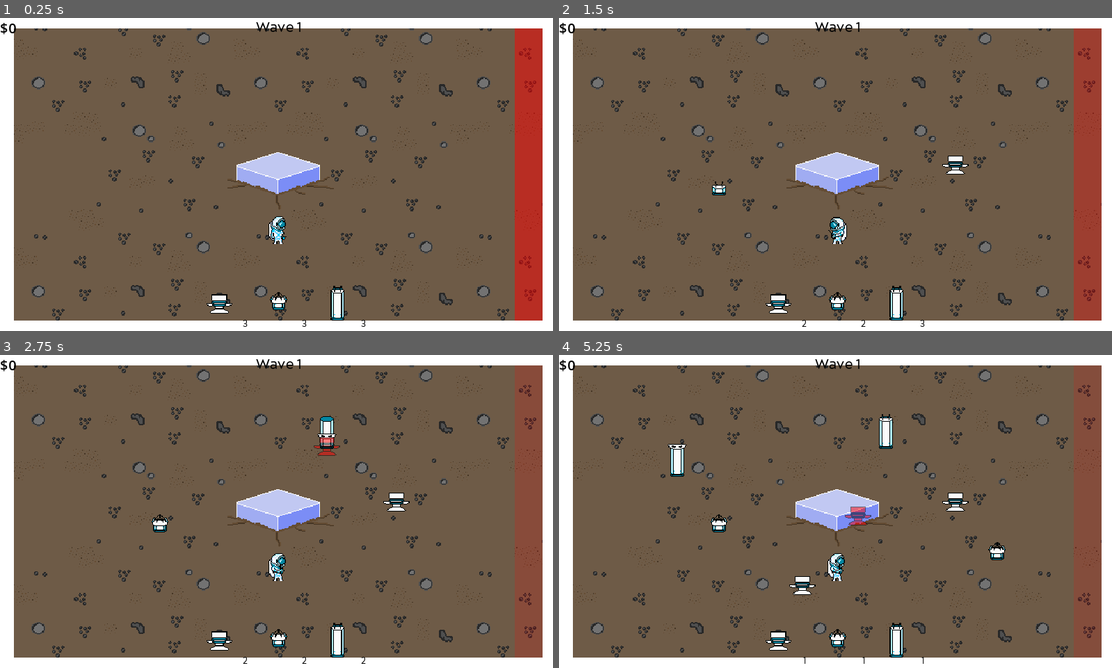
Above: before the commit, frames 1-4 (two rows, left to right).
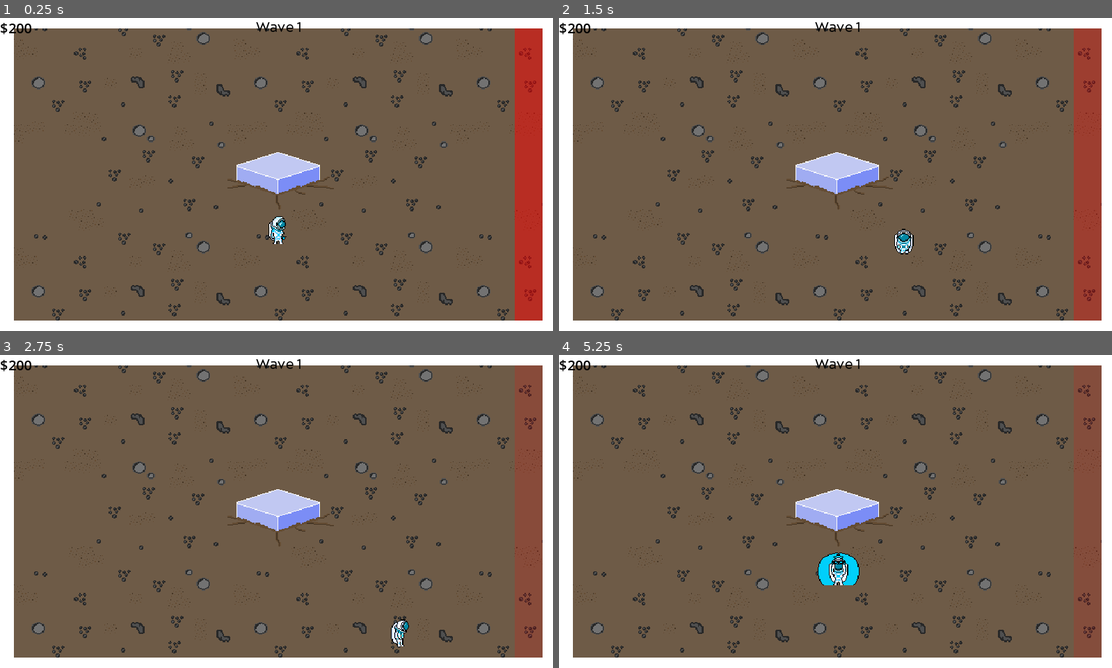
Above: after the commit, the same moments.

Repository: TylerPelaez/pixel-game-jam
Game: Godot game, scene res://Scenes/TestScene.tscn
Same seed, same stepped clock (60 frames per second), same inputs: the game is played once before the commit and once after it.
Inputs (mouse positions are in pixels of both pictures, inside the frame that each line leads up to):
- Up to frame 1 (0.25 s): no input
- Up to frame 2 (1.5 s): move the mouse to (957, 158) at 0.52 s; hold Right (ui_right) 0.53-1.28 s; hold 1 (Place Trap 1) 0.53-1.28 s; click (957, 158) at 0.67 s; tap 2 (Place Trap 2) at 0.8, 1.35 s; move the mouse to (724, 190) at 1.27 s; hold Down (ui_down) from 1.28 s (still down); click (724, 190) at 1.42 s
- Up to frame 3 (2.75 s): tap 3 (Place Trap 3) at 1.55 s; move the mouse to (331, 442) at 2.02 s; release Down (ui_down) at 2.03 s; hold Right (ui_right) from 2.03 s (still down); hold 3 (Place Trap 3) from 2.03 s (still down); click (331, 442) at 2.17 s; tap 1 (Place Trap 1) at 2.3 s
- Up to frame 4 (5.25 s): move the mouse to (807, 574) at 2.77 s; release Right (ui_right) at 2.78 s; release 3 (Place Trap 3) at 2.78 s; hold Up (ui_up) 2.78-3.53 s; tap 1 (Place Trap 1) at 2.85, 4.55 s; click (807, 574) at 2.92 s; tap 2 (Place Trap 2) at 3.05 s; move the mouse to (1006, 558) at 3.52 s; hold 2 (Place Trap 2) 3.53-4.28 s; hold Left (ui_left) 3.53-5.03 s; click (1006, 558) at 3.67 s; tap 3 (Place Trap 3) at 3.8, 4.35 s; move the mouse to (669, 464) at 4.27 s; click (669, 464) at 4.42 s; move the mouse to (863, 511) at 5.02 s; hold Down (ui_down) from 5.03 s (still down); hold 2 (Place Trap 2) from 5.03 s (still down); tap E (PlayerAttack) at 5.1 s; click (863, 511) at 5.17 s

The runs differ from the first frame. In frame 1, 0.7% of the frame differs, in the area x 1-67%, y 1-99%; in frame 2, 1.4%; in frame 3, 1.7%; in frame 4, 2.6%, in the area x 1-81%, y 1-99%.

Commit message:
Add Radial Menu

Diff:
--- a/Player/Core.tscn
+++ b/Player/Core.tscn
@@ -45,6 +45,10 @@
 "RESET": SubResource("Animation_tfyhc")
 }
 
+[sub_resource type="CapsuleShape2D" id="CapsuleShape2D_sg7dx"]
+radius = 46.0
+height = 148.0
+
 [node name="Core" type="Node2D" groups=["Core"]]
 y_sort_enabled = true
 script = ExtResource("1_05bff")
@@ -80,6 +84,15 @@
 "": SubResource("AnimationLibrary_laxfy")
 }
 
+[node name="Area2D" type="Area2D" parent="."]
+collision_layer = 8192
+collision_mask = 0
+
+[node name="CollisionShape2D" type="CollisionShape2D" parent="Area2D"]
+position = Vector2(0, -5)
+rotation = 1.57079
+shape = SubResource("CapsuleShape2D_sg7dx")
+
 [connection signal="area_entered" from="Hurtbox" to="." method="_on_hurtbox_area_entered"]
 [connection signal="invincibility_ended" from="Hurtbox" to="." method="_on_Hurtbox_invincibility_ended"]
 [connection signal="no_health" from="Stats" to="." method="_on_stats_no_health"]
--- a/Player/PlayerController.gd
+++ b/Player/PlayerController.gd
@@ -2,6 +2,7 @@
 class_name PlayerController
 
 signal died
+signal store_opened
 
 @export var ACCELERATION := 500
 @export var MAX_SPEED := 100
@@ -26,6 +27,8 @@
 
 var final_placement_animation_playing := false
 
+var in_core_range: bool = false
+
 func _ready():
 	reset()
 
@@ -49,14 +52,12 @@
 			move_state(delta)
 
 func placement_state(delta):
-	scratch_velocity = scratch_velocity.move_toward(Vector2.ZERO, FRICTION * delta)
-
 	var mouse_direction_x = (get_global_mouse_position() - global_position).normalized().x
 	animation_tree.set("parameters/PlacementOngoing/blend_position", mouse_direction_x)
 	if !final_placement_animation_playing:
 		animation_tree.set("parameters/PlacementComplete/blend_position", mouse_direction_x)
 
-	move()
+	move_state(delta)
 
 func attack_state(delta):
 	scratch_velocity = scratch_velocity.move_toward(Vector2.ZERO, FRICTION * delta)
@@ -76,7 +77,10 @@
 
 		scratch_velocity = scratch_velocity.move_toward(input_vector * MAX_SPEED, ACCELERATION * delta)
 	else:
-		animation_state.travel("Idle")
+		if state == State.PLACEMENT:
+			animation_state.travel("PlacementOngoing" if !final_placement_animation_playing else "PlacementComplete")
+		else:
+			animation_state.travel("Idle")
 		scratch_velocity = scratch_velocity.move_toward(Vector2.ZERO, FRICTION * delta)
 
 	move()
@@ -123,14 +127,16 @@
 func on_placement_started():
 	state = State.PLACEMENT
 	final_placement_animation_playing = false
-	animation_state.travel("PlacementOngoing")
+
+func on_placement():
+	final_placement_animation_playing = true
+
+func on_placement_animation_complete():
+	final_placement_animation_playing = false
 
 func on_placement_ended():
-	final_placement_animation_playing = true
-	animation_state.travel("PlacementComplete")
-
-func on_placement_animation_complete():
 	state = State.MOVE
+	final_placement_animation_playing = false
 
 func start_attack():
 	state = State.ATTACK
@@ -140,7 +146,12 @@
 	state = State.MOVE
 	animation_state.travel("Idle")
 
-
 func _on_knockback_area_entered(area: Node2D):
 	if area.get_parent() is Enemy:
 		area.get_parent().knockback(stats.knockback_strength, global_position)
+
+func _on_core_range_detector_area_entered(area):
+	in_core_range = true
+
+func _on_core_range_detector_area_exited(area):
+	in_core_range = false
--- a/Player/PlayerController.tscn
+++ b/Player/PlayerController.tscn
@@ -181,7 +181,7 @@
 states/Run/position = Vector2(622, 61)
 states/Start/position = Vector2(129, 61)
 transitions = ["Idle", "Run", SubResource("AnimationNodeStateMachineTransition_s4b5k"), "Run", "Idle", SubResource("Ani …(546 unchanged characters)…
-graph_offset = Vector2(-215, 17)
+graph_offset = Vector2(-257, -63)
 
 [sub_resource type="AnimationNodeStateMachinePlayback" id="AnimationNodeStateMachinePlayback_80s4j"]
 
@@ -799,6 +799,9 @@
 "RunUp": SubResource("Animation_n7jwh")
 }
 
+[sub_resource type="CircleShape2D" id="CircleShape2D_3iinh"]
+radius = 4.12311
+
 [node name="PlayerController" type="CharacterBody2D" groups=["PlayerGroup"]]
 y_sort_enabled = true
 collision_layer = 2
@@ -847,7 +850,7 @@
 anim_player = NodePath("../AnimationPlayer")
 parameters/playback = SubResource("AnimationNodeStateMachinePlayback_80s4j")
 parameters/Idle/blend_position = Vector2(0.098117, -0.00658679)
-parameters/PlacementComplete/blend_position = 0
+parameters/PlacementComplete/blend_position = 0.00485432
 parameters/PlacementOngoing/blend_position = 0
 parameters/Run/blend_position = Vector2(0.0128913, 0.0197605)
 
@@ -874,10 +877,19 @@
 shape = ExtResource("7_kjl6o")
 disabled = true
 
+[node name="CoreRangeDetector" type="Area2D" parent="."]
+collision_layer = 0
+collision_mask = 8192
+
+[node name="CollisionShape2D" type="CollisionShape2D" parent="CoreRangeDetector"]
+shape = SubResource("CircleShape2D_3iinh")
+
 [connection signal="area_entered" from="Hurtbox" to="." method="_on_Hurtbox_area_entered"]
 [connection signal="invincibility_ended" from="Hurtbox" to="." method="_on_Hurtbox_invincibility_ended"]
 [connection signal="no_health" from="Stats" to="." method="_on_stats_no_health"]
 [connection signal="area_entered" from="Knockback" to="." method="_on_knockback_area_entered"]
+[connection signal="area_entered" from="CoreRangeDetector" to="." method="_on_core_range_detector_area_entered"]
+[connection signal="area_exited" from="CoreRangeDetector" to="." method="_on_core_range_detector_area_exited"]
 
 [editable path="Hurtbox"]
 [editable path="SoftCollision"]
--- a/Scenes/GameController.gd
+++ b/Scenes/GameController.gd
@@ -6,6 +6,8 @@
 @onready var player: PlayerController = $Player
 @onready var nav_controller: NavController = $NavigationRegion2D
 @onready var spawners: Node2D = $Spawners
+@onready var radial_menu_follow = $RadialMenuObjects/RadialMenuFollow
+@onready var radial_menu: RadialMenu = $RadialMenuObjects/RadialMenuFollow/RadialMenu
 
 @onready var spawner_visuals_animation_tree: AnimationTree = $SpawnerVisuals/AnimationTree
 
@@ -26,9 +28,16 @@
 var active_spawner_parent: Node2D
 
 func _ready():
+	Input.mouse_mode = Input.MOUSE_MODE_CAPTURED
 	grid_controller.placement_started.connect(player.on_placement_started)
+	grid_controller.placement_started.connect(radial_menu_follow.start_follow_mouse)
 	grid_controller.placement_ended.connect(player.on_placement_ended)
+	grid_controller.placement_ended.connect(radial_menu_follow.begin_stop_follow_mouse)
 	grid_controller.placed_trap.connect(func(trap: Trap): nav_controller.add_structure(trap, trap.nav_collision_polygon))
+	grid_controller.placed_trap.connect(func(trap): player.on_placement())
+
+	radial_menu.opened.connect(on_radial_menu_opened)
+	radial_menu.closed.connect(on_radial_menu_closed)
 
 	spawner_visuals_animation_tree.active = true
 	inventory.updated.connect(ui_controller.on_inventory_updated)
@@ -65,6 +74,12 @@
 		if wave_time_progress > wave_spawn_progress:
 			spawn_enemy()
 
+func _input(event):
+	if event.is_action_pressed("Open Radial Menu"):
+		radial_menu.set_open(true)
+	elif event.is_action_released("Open Radial Menu"):
+		radial_menu.set_open(false)
+
 func spawn_enemy():
 	var player_pos = player.global_position
 	var spawn_pos = active_spawner_parent.get_child(randi_range(0, active_spawner_parent.get_child_count() - 1)).global_position
@@ -76,7 +91,6 @@
 	enemy.died.connect(on_enemy_died)
 
 func on_enemy_died(enemy: Enemy):
-
 	var energy = energy_drop_prefab.instantiate()
 	energy.global_position = enemy.global_position
 	energy.collected.connect(_on_energy_collected)
@@ -89,3 +103,15 @@
 
 func _on_energy_collected(amount: int):
 	inventory.energy += amount
+
+func on_radial_menu_opened():
+	radial_menu_follow.menu_open = true
+	grid_controller.on_radial_menu_opened()
+	if radial_menu_follow.follow_mouse:
+		radial_menu_follow.start_follow_mouse()
+
+func on_radial_menu_closed():
+	radial_menu_follow.menu_open = false
+	var current_trap = radial_menu.get_currently_selected_trap()
+	if current_trap != null:
+		grid_controller.start_placing(current_trap)
--- a/Scenes/GridController.gd
+++ b/Scenes/GridController.gd
@@ -39,19 +39,11 @@
 			trap_placement_instance.modulate = Color.WHITE if can_place(trap_placement_instance, grid_pos) else Color.RED
 
 func _input(event):
-	if state == State.DEFAULT and event.is_action_pressed("Place Trap 1"):
-		if inventory.has_trap_count(TrapData.TrapId.AOE, 1):
-			start_placing(TrapData.TrapId.AOE)
-	elif state == State.DEFAULT and event.is_action_pressed("Place Trap 2"):
-		if inventory.has_trap_count(TrapData.TrapId.Laser, 1):
-			start_placing(TrapData.TrapId.Laser)
-	elif state == State.DEFAULT and event.is_action_pressed("Place Trap 3"):
-		if inventory.has_trap_count(TrapData.TrapId.Knockback, 1):
-			start_placing(TrapData.TrapId.Knockback)
-
 	if state == State.PLACING and event is InputEventMouseButton:
 		if event.button_index == MOUSE_BUTTON_LEFT and event.pressed:
 			place_trap(trap_placement_instance, snap_to_grid(get_global_mouse_position()))
+		elif event.button_index == MOUSE_BUTTON_RIGHT and event.pressed:
+			finish_placement()
 
 func start_placing(trap_placement_id: TrapData.TrapId):
 	state = State.PLACING
@@ -59,10 +51,11 @@
 	trap_placement_instance = trap_placement_prefab.instantiate()
 	get_tree().root.add_child.call_deferred(trap_placement_instance)
 	trap_placement_instance.call_deferred("init", trap_placement_id)
+	Input.mouse_mode = Input.MOUSE_MODE_CONFINED
 	placement_started.emit()
 
 func can_place(current_trap: TrapStandin, pos: Vector2):
-	if !inventory.has_trap_count(current_trap.id, 1):
+	if !inventory.can_afford(current_trap.id):
 		return false
 
 	if shape_cast.shape is RectangleShape2D:
@@ -112,7 +105,17 @@
 	get_parent().add_child(new_trap)
 	new_trap.position = pos
 	placed_trap.emit(new_trap)
-	inventory.remove_trap(current_trap.id, 1)
+	inventory.energy -= GlobalTrapData.get_cost(current_trap.id)
+
+	if !inventory.can_afford(current_trap.id):
+		finish_placement()
+
+func finish_placement():
 	trap_placement_instance.queue_free()
 	state = State.DEFAULT
+	Input.mouse_mode = Input.MOUSE_MODE_CONFINED_HIDDEN
 	placement_ended.emit()
+
+func on_radial_menu_opened():
+	if state == State.PLACING:
+		finish_placement()
--- a/Scenes/TestScene.tscn
+++ b/Scenes/TestScene.tscn
@@ -13,6 +13,8 @@
 [ext_resource type="Script" path="res://Scripts/NavController.gd" id="9_r7anm"]
 [ext_resource type="PackedScene" uid="uid://bcruqu6j56sxy" path="res://Player/Traps/TrapStandin.tscn" id="9_v4ruk"]
 [ext_resource type="PackedScene" uid="uid://c206v4c4ft2mf" path="res://Scenes/Inventory.tscn" id="11_v0peg"]
+[ext_resource type="Script" path="res://Scripts/RadialMenuFollow.gd" id="14_k1f3b"]
+[ext_resource type="PackedScene" uid="uid://c4p6sq8o3f2h5" path="res://UI/radial_menu.tscn" id="15_nq4b4"]
 
 [sub_resource type="NavigationPolygon" id="NavigationPolygon_d0f8k"]
 vertices = PackedVector2Array(-304, -544, 304, -544, 304, -208, -304, -208)
@@ -636,3 +638,38 @@
 polygon = PackedVector2Array(-272, -512, 272, -512, 272, -240, -272, -240)
 
 [node name="Inventory" parent="." instance=ExtResource("11_v0peg")]
+
+[node name="RadialMenuObjects" type="Node" parent="."]
+
+[node name="RadialMenuFollow" type="Node2D" parent="RadialMenuObjects" node_paths=PackedStringArray("player", "top_left_bound", "bottom_right_bound")]
+script = ExtResource("14_k1f3b")
+player = NodePath("../../Player")
+top_left_bound = NodePath("../RadialMenuTopLeftBounds")
+bottom_right_bound = NodePath("../RadialMenuBottomRightBounds")
+offset = Vector2(18, 4)
+
+[node name="RadialMenu" parent="RadialMenuObjects/RadialMenuFollow" instance=ExtResource("15_nq4b4")]
+visible = false
+anchors_preset = 8
+anchor_left = 0.5
+anchor_top = 0.5
+anchor_right = 0.5
+anchor_bottom = 0.5
+offset_left = -20.0
+offset_top = -20.0
+offset_right = 20.0
+offset_bottom = 20.0
+grow_horizontal = 2
+grow_vertical = 2
+
+[node name="ResetTimer" type="Timer" parent="RadialMenuObjects/RadialMenuFollow"]
+wait_time = 0.01
+one_shot = true
+
+[node name="RadialMenuTopLeftBounds" type="Marker2D" parent="RadialMenuObjects"]
+position = Vector2(-272, -512)
+
+[node name="RadialMenuBottomRightBounds" type="Marker2D" parent="RadialMenuObjects"]
+position = Vector2(272, -240)
+
+[connection signal="timeout" from="RadialMenuObjects/RadialMenuFollow/ResetTimer" to="RadialMenuObjects/RadialMenuFollow" method="_on_reset_timer_timeout"]
--- a/Scenes/UITrapBox.gd
+++ b/Scenes/UITrapBox.gd
@@ -1,7 +1,25 @@
 extends TextureRect
 class_name UITrapBox
 
-@onready var amount_label = $AmountLabel
+@onready var cost_label = $CostLabel
 
-func set_count(count: int):
-	amount_label.text = str(count)
+var trap_id: TrapData.TrapId
+
+func set_trap(id: TrapData.TrapId):
+	trap_id = id
+	texture = GlobalTrapData.get_ui_icon_for_id(id)
+	set_cost(GlobalTrapData.get_cost(id))
+
+func set_cost(cost: int):
+	cost_label.text = str(cost)
+
+#TODO - modulate abuse!
+func set_unpurchaseable(unpurchaseable: bool):
+	modulate.a = 0.5 if unpurchaseable else 1.0
+	modulate.g = 0 if unpurchaseable else 1.0
+	modulate.b = 0 if unpurchaseable else 1.0
+
+func set_highlight(highlight: bool):
+	modulate.r = 0 if highlight else 1
+	modulate.g = 1
+	modulate.b = 0 if highlight else 1
--- a/Scenes/ui_controller.tscn
+++ b/Scenes/ui_controller.tscn
@@ -1,16 +1,13 @@
-[gd_scene load_steps=5 format=3 uid="uid://dos2g6h404rdh"]
+[gd_scene load_steps=4 format=3 uid="uid://dos2g6h404rdh"]
 
 [ext_resource type="Script" path="res://Scripts/UI Controller.gd" id="1_p2v83"]
 [ext_resource type="FontFile" uid="uid://cfavqas7l0oja" path="res://acherusgrotesque-regular.otf" id="2_qt38b"]
-[ext_resource type="PackedScene" uid="uid://dxt6u2amn8l16" path="res://UI/ui_trap_box.tscn" id="3_r6e56"]
 
 [sub_resource type="Theme" id="Theme_qhu1p"]
 default_font = ExtResource("2_qt38b")
 
-[node name="UI Controller" type="CanvasLayer" node_paths=PackedStringArray("trap_box_container", "energy_label")]
+[node name="UI Controller" type="CanvasLayer" node_paths=PackedStringArray("energy_label")]
 script = ExtResource("1_p2v83")
-trap_box_prefab = ExtResource("3_r6e56")
-trap_box_container = NodePath("Control/HBoxContainer")
 energy_label = NodePath("EnergyLabel")
 
 [node name="WaveLabel" type="Label" parent="."]
--- a/Scripts/Inventory.gd
+++ b/Scripts/Inventory.gd
@@ -7,9 +7,7 @@
 var energy := 0 : set = _set_energy
 
 func _ready():
-	trap_inventory[TrapData.TrapId.Knockback] = 3
-	trap_inventory[TrapData.TrapId.Laser] = 3
-	trap_inventory[TrapData.TrapId.AOE] = 3
+	energy = 200
 
 func add_trap(trap_id: TrapData.TrapId, count: int):
 	if !trap_inventory.has(trap_id):
@@ -31,3 +29,6 @@
 func _set_energy(amount: int):
 	energy = amount
 	updated.emit(self)
+
+func can_afford(id: TrapData.TrapId):
+	return energy > GlobalTrapData.get_cost(id)
--- /dev/null
+++ b/Scripts/RadialMenuFollow.gd
@@ -0,0 +1,38 @@
+extends Node2D
+
+@export var player: PlayerController
+@export var top_left_bound: Node2D
+@export var bottom_right_bound: Node2D
+@export var offset: Vector2
+@onready var follow_mouse_timer: Timer = $ResetTimer
+
+var follow_mouse: bool = false
+var menu_open: bool = false
+
+
+func _process(delta):
+	if menu_open:
+		return
+	var target_pos = get_global_mouse_position() if follow_mouse else (player.global_position + offset)
+	var new_pos = target_pos
+	if new_pos.x < top_left_bound.global_position.x:
+		new_pos.x = top_left_bound.global_position.x
+	if new_pos.y < top_left_bound.global_position.y:
+		new_pos.y = top_left_bound.global_position.y
+	if new_pos.x > bottom_right_bound.global_position.x:
+		new_pos.x = bottom_right_bound.global_position.x
+	if new_pos.y > bottom_right_bound.global_position.y:
+		new_pos.y = bottom_right_bound.global_position.y
+	global_position = new_pos
+
+
+func start_follow_mouse():
+	follow_mouse = true
+	follow_mouse_timer.stop()
+
+func begin_stop_follow_mouse():
+	follow_mouse_timer.start()
+
+func _on_reset_timer_timeout():
+	follow_mouse = false
+	Input.mouse_mode = Input.MOUSE_MODE_CAPTURED
--- a/Scripts/TrapData.gd
+++ b/Scripts/TrapData.gd
@@ -11,16 +11,19 @@
 	TrapId.Knockback: {
 		"trap": preload("res://Player/Traps/KnockbackTrap.tscn"),
 		"ui_icon": preload("res://Textures/Player/Traps/KnockbackIcon.png"),
-		"placement_offset": Vector2(0, -12)
+		"placement_offset": Vector2(0, -12),
+		"cost": 10
 	},
 	TrapId.AOE: {
 		"trap": preload("res://Player/Traps/aoe_trap.tscn"),
 		"ui_icon": preload("res://Textures/Player/Traps/LandmineIcon.png"),
-		"placement_offset": Vector2(0, 4)
+		"placement_offset": Vector2(0, 4),
+		"cost": 10
 	},
 	TrapId.Laser: {
 		"trap": preload("res://Player/Traps/laser_trap.tscn"),
-		"ui_icon": preload("res://Textures/Player/Traps/LaserIcon.png")
+		"ui_icon": preload("res://Textures/Player/Traps/LaserIcon.png"),
+		"cost": 20
 	}
 }
 
@@ -32,3 +35,6 @@
 
 func get_ui_icon_placement_offset(id: TrapId) -> Vector2:
 	return db[id]["placement_offset"] if db[id].has("placement_offset") else Vector2.ZERO
+
+func get_cost(id: TrapId) -> int:
+	return db[id]["cost"]
--- a/Scripts/UI Controller.gd
+++ b/Scripts/UI Controller.gd
@@ -2,27 +2,10 @@
 class_name UIController
 
 @onready var wave_label: Label = $WaveLabel
-
-@export var trap_box_prefab: PackedScene
-@export var trap_box_container: HBoxContainer
-
 @export var energy_label: Label
-
-var trap_id_to_box = {}
-
-func _ready():
-	for trap_id in TrapData.TrapId:
-		var id = TrapData.TrapId.get(trap_id)
-		var trap_box = trap_box_prefab.instantiate()
-		trap_id_to_box[id] = trap_box
-		trap_box_container.add_child(trap_box)
-		trap_box.texture = GlobalTrapData.get_ui_icon_for_id(id)
 
 func new_wave(wave_number):
 	wave_label.text = "Wave " + str(wave_number)
 
 func on_inventory_updated(inventory: Inventory):
-	for trap_id in trap_id_to_box.keys():
-		trap_id_to_box[trap_id].set_count(inventory.get_count(trap_id))
-
 	energy_label.text = "$%d" % inventory.energy
--- /dev/null
+++ b/UI/radial_menu.gd
@@ -0,0 +1,57 @@
+extends Control
+class_name RadialMenu
+
+signal opened
+signal closed
+
+@onready var top_box: UITrapBox = $TopBox
+@onready var right_box: UITrapBox = $RightBox
+@onready var bottom_box: UITrapBox = $BottomBox
+@onready var left_box: UITrapBox = $LeftBox
+@onready var fill_order := [left_box, top_box, right_box, bottom_box]
+
+var current_radial_pos := Vector2.ZERO
+var current_selection : UITrapBox
+
+func _ready():
+	var i = 0
+	for trap_id in TrapData.TrapId:
+		var id = TrapData.TrapId.get(trap_id)
+		fill_order[i].set_trap(id)
+		i += 1
+
+func energy_count_updated(new_amount):
+	var i = 0
+	for trap_id in TrapData.TrapId:
+		var id = TrapData.TrapId.get(trap_id)
+		fill_order[i].set_unpurchaseable(GlobalTrapData.get_cost(id) > new_amount)
+		i += 1
+
+func set_open(value: bool):
+	visible = value
+	(opened if visible else closed).emit()
+
+func _input(event):
+	if !visible:
+		return
+	if event is InputEventMouseMotion:
+		current_radial_pos.x = clamp(current_radial_pos.x + (event.relative.x / 10.0), -1, 1)
+		current_radial_pos.y = clamp(current_radial_pos.y + (event.relative.y / 10.0), -1, 1)
+		current_radial_pos = current_radial_pos.normalized()
+
+
+	var max_dot = -9999
+	var highlighted_box
+	for box in fill_order:
+		var direction = (box.global_position - global_position).normalized()
+		var d = current_radial_pos.dot(direction)
+		box.set_highlight(false)
+		if d > max_dot:
+			max_dot = d
+			highlighted_box = box
+
+	highlighted_box.set_highlight(true)
+	current_selection = highlighted_box
+
+func get_currently_selected_trap() -> TrapData.TrapId:
+	return current_selection.trap_id
--- /dev/null
+++ b/UI/radial_menu.tscn
@@ -0,0 +1,45 @@
+[gd_scene load_steps=6 format=3 uid="uid://c4p6sq8o3f2h5"]
+
+[ext_resource type="Script" path="res://UI/radial_menu.gd" id="1_31xik"]
+[ext_resource type="PackedScene" uid="uid://dxt6u2amn8l16" path="res://UI/ui_trap_box.tscn" id="2_jkcbw"]
+[ext_resource type="Texture2D" uid="uid://dn3l2yq8cukl8" path="res://Textures/Player/Traps/LandmineIcon.png" id="3_aipkl"]
+[ext_resource type="Texture2D" uid="uid://p3nmqli2qro4" path="res://Textures/Player/Traps/LaserIcon.png" id="3_opwe3"]
+[ext_resource type="Texture2D" uid="uid://br88b0qpk27ja" path="res://Textures/Player/Traps/KnockbackIcon.png" id="4_wy3jx"]
+
+[node name="RadialMenu" type="Control"]
+layout_mode = 3
+anchors_preset = 0
+offset_right = 40.0
+offset_bottom = 40.0
+script = ExtResource("1_31xik")
+
+[node name="TopBox" parent="." instance=ExtResource("2_jkcbw")]
+layout_mode = 0
+offset_left = -16.0
+offset_top = -56.0
+offset_right = 16.0
+offset_bottom = -24.0
+texture = ExtResource("3_opwe3")
+
+[node name="RightBox" parent="." instance=ExtResource("2_jkcbw")]
+layout_mode = 0
+offset_left = 24.0
+offset_top = -16.0
+offset_right = 56.0
+offset_bottom = 16.0
+texture = ExtResource("4_wy3jx")
+
+[node name="BottomBox" parent="." instance=ExtResource("2_jkcbw")]
+layout_mode = 0
+offset_left = -16.0
+offset_top = 24.0
+offset_right = 16.0
+offset_bottom = 56.0
+
+[node name="LeftBox" parent="." instance=ExtResource("2_jkcbw")]
+layout_mode = 0
+offset_left = -56.0
+offset_top = -16.0
+offset_right = -24.0
+offset_bottom = 16.0
+texture = ExtResource("3_aipkl")
--- a/UI/ui_trap_box.tscn
+++ b/UI/ui_trap_box.tscn
@@ -1,13 +1,17 @@
 [gd_scene load_steps=4 format=3 uid="uid://dxt6u2amn8l16"]
 
-[ext_resource type="Texture2D" uid="uid://dr5228tjnp5yx" path="res://Textures/Test/White32.png" id="1_nbay7"]
+[ext_resource type="Texture2D" uid="uid://rc72dyhhq3cl" path="res://Textures/EnergyIcon.png" id="1_kyh0q"]
 [ext_resource type="Script" path="res://Scenes/UITrapBox.gd" id="2_kyvoa"]
 [ext_resource type="FontFile" uid="uid://cfavqas7l0oja" path="res://acherusgrotesque-regular.otf" id="3_ue8go"]
 
 [node name="UITrapBox" type="TextureRect"]
+offset_right = 32.0
+offset_bottom = 32.0
 size_flags_horizontal = 4
 size_flags_vertical = 4
-texture = ExtResource("1_nbay7")
+texture = ExtResource("1_kyh0q")
+expand_mode = 1
+stretch_mode = 3
 script = ExtResource("2_kyvoa")
 
 [node name="ControlLabel" type="Label" parent="."]
@@ -20,7 +24,7 @@
 text = "1
 "
 
-[node name="AmountLabel" type="Label" parent="."]
+[node name="CostLabel" type="Label" parent="."]
 layout_mode = 1
 anchors_preset = 3
 anchor_left = 1.0
@@ -28,7 +32,8 @@
 anchor_right = 1.0
 anchor_bottom = 1.0
 offset_left = -40.0
-offset_top = -26.0
+offset_top = -22.0
+offset_bottom = 4.00003
 grow_horizontal = 0
 grow_vertical = 0
 theme_override_colors/font_color = Color(0, 0, 0, 1)
--- a/project.godot
+++ b/project.godot
@@ -74,12 +74,17 @@
 }
 "Start Wave"={
 "deadzone": 0.5,
-"events": [Object(InputEventKey,"resource_local_to_scene":fa …(140 unchanged characters)… d":false,"keycode":0,"physical_keycode":32,"key_label":0,"unicode":32,"echo":false,"script":null)
+"events": [Object(InputEventKey,"resource_local_to_scene":fa …(140 unchanged characters)… d":false,"keycode":0,"physical_keycode":4194306,"key_label":0,"unicode":0,"echo":false,"script":null)
 ]
 }
 PlayerAttack={
 "deadzone": 0.5,
 "events": [Object(InputEventKey,"resource_local_to_scene":false,"resource_name":"","device":-1,"window_id":0,"alt_pressed":false,"shift_pressed":false,"ctrl_pressed":false,"meta_pressed":false,"pressed":false,"keycode":0,"physical_keycode":69,"key_label":0,"unicode":101,"echo":false,"script":null)
+]
+}
+"Open Radial Menu"={
+"deadzone": 0.5,
+"events": [Object(InputEventKey,"resource_local_to_scene":false,"resource_name":"","device":-1,"window_id":0,"alt_pressed":false,"shift_pressed":false,"ctrl_pressed":false,"meta_pressed":false,"pressed":false,"keycode":0,"physical_keycode":32,"key_label":0,"unicode":32,"echo":false,"script":null)
 ]
 }
 
@@ -100,6 +105,7 @@
 2d_physics/layer_11="KnockBack"
 2d_physics/layer_12="PlaceableArea"
 2d_physics/layer_13="Collectible"
+2d_physics/layer_14="CoreRange"
 2d_physics/default_edge_connection_margin=3
 
 [navigation]
Not shown: 1 places in Player/Core.tscn that only renumber resources
Not shown: 1 places in Player/PlayerController.tscn that only renumber resources
Not shown: 1 places in Scenes/TestScene.tscn that only renumber resources
Binary file added: Textures/EnergyIcon.png
Not shown, added: Textures/EnergyIcon.png.import
